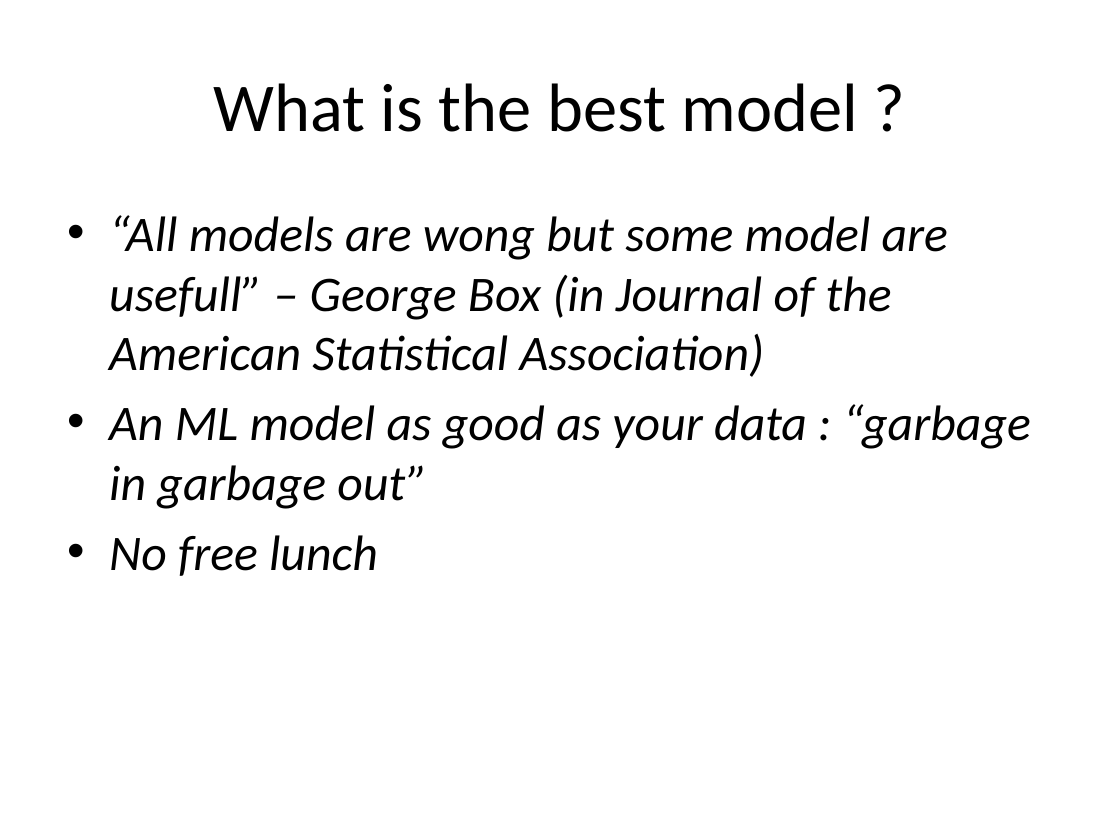
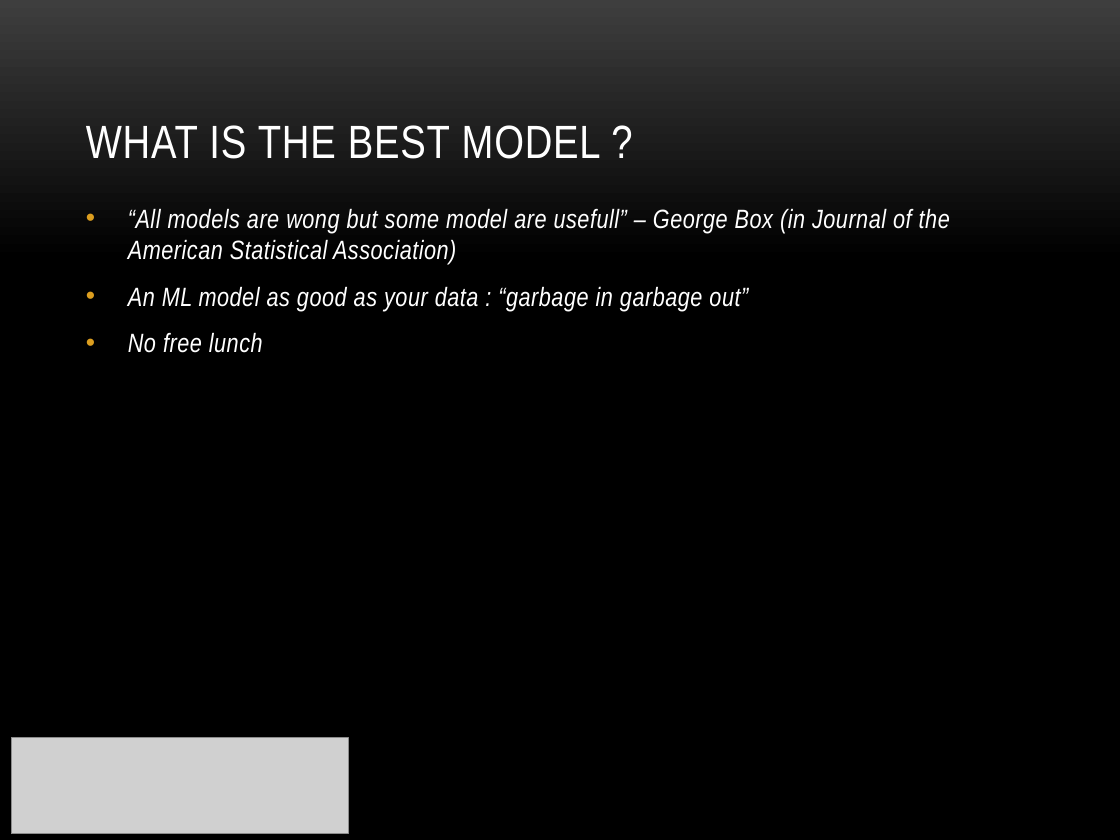
Before and after one commit to markus0708/Workshop_Python_-_ML, a slide deck: slide 23 of Part II Supervised_Learning/Introduction to Machine Learning.pptx. Drawn at 1120x840 pixels with LibreOffice and Linux fonts; fonts in the diff are those of the drawing; grey boxes stand for pictures; background and template pictures are left out. Boxes give left, top, right and bottom in pixels: in the first picture for what was removed or moved away, otherwise in the second. Text is boxed around its words. In the diff, an @@ line names an element or a change of style, - is before the commit and + after.

```diff
--- a/Part II Supervised_Learning/Introduction to Machine Learning.pptx
+++ b/Part II Supervised_Learning/Introduction to Machine Learning.pptx
@@ background #FFFFFF to picture (left out) @@
@@ title "WHAT IS THE BEST MODEL ..." at box(86, 125, 601, 159): vertical alignment middle to bottom @@
@@ title at box(86, 125, 601, 159): text changed; size 44 to 30 pt; font Calibri to Arial Narrow; text colour #000000 to #FFFFFF @@
-What is the best model ?
+WHAT IS THE BEST MODEL ?
@@ text "“All models are wong but ...": place and size @@
-text "“All models are wong but ..." at box(109, 215, 1031, 576)
+text "“All models are wong but ..." at box(128, 208, 950, 353)
@@ text "“All models are wong but ..." at box(128, 208, 950, 353): size 32 to 17 pt, font Calibri to Arial Narrow, text colour #000000 to #FFFFFF, letter spacing 0 to 0.3 pt; more space between paragraphs @@
@@ picture added at box(11, 737, 348, 833) @@
```
Also in this commit, not shown: 18 other slides changed, 5 slides added, 5 slides removed, 2 other files.
